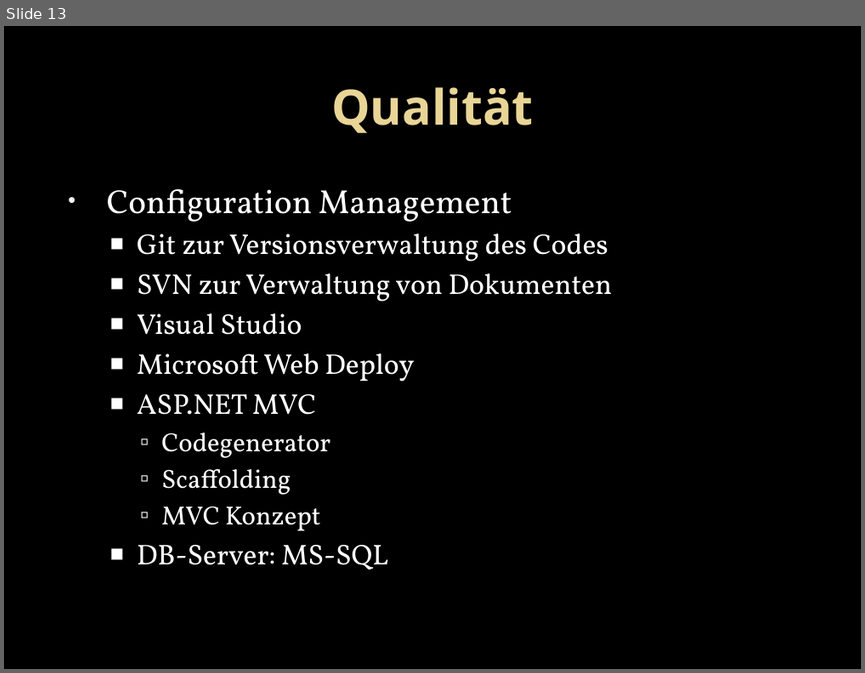
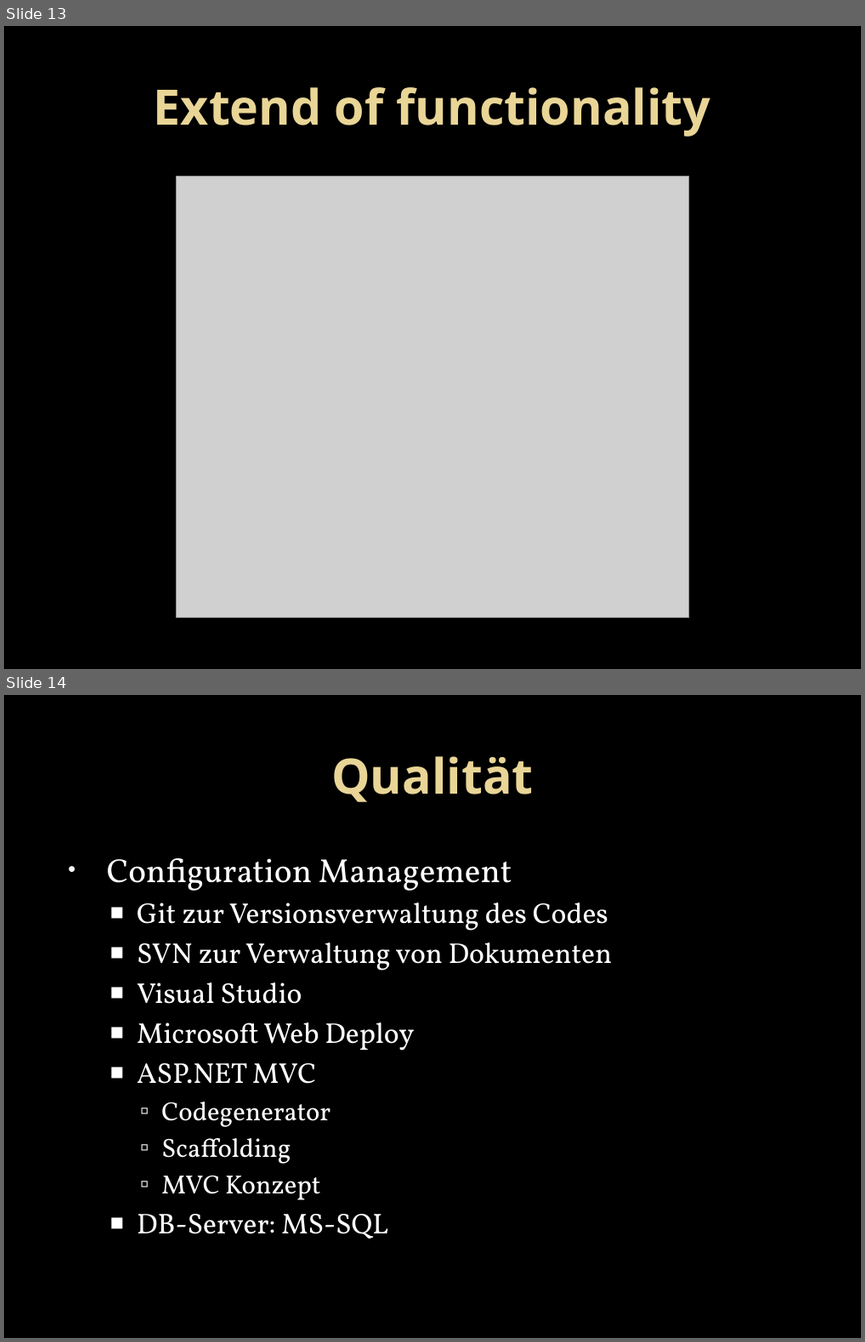
Before and after one commit to twerner93/OnLib_Documents, a slide deck: Final Project Handin/Final Presentation/Online-Library.pptx. Shown one above the other, each under a label of ours: slide 13 before the commit, slides 13 and 14 after it. The pictures are 865x673 and 865x1342 pixels, drawn with LibreOffice and Linux fonts; fonts in the diff are those of the drawing; grey boxes stand for pictures; background and template pictures are left out. Boxes give left, top, right and bottom in pixels: in the first picture for what was removed or moved away, otherwise in the second. Text is boxed around its words. In the diff, an @@ line names an element or a change of style, - is before the commit and + after.

Commit message:
Link geändert und Extend of functionality erweitert

```diff
--- a/Final Project Handin/Final Presentation/Online-Library.pptx
+++ b/Final Project Handin/Final Presentation/Online-Library.pptx
@@ slide 13 added at [4, 26, 861, 669], background picture (left out) @@
@@ title added at [154, 87, 710, 136], 41 pt, text gradient #EAD696 to #E7D081, bold @@
+Extend of functionality
@@ picture added at [177, 176, 689, 618] @@
@@ what was slide 13 is now slide 14 @@
```
Also in this commit, not shown: 1 slide changed, 1 slide removed.
